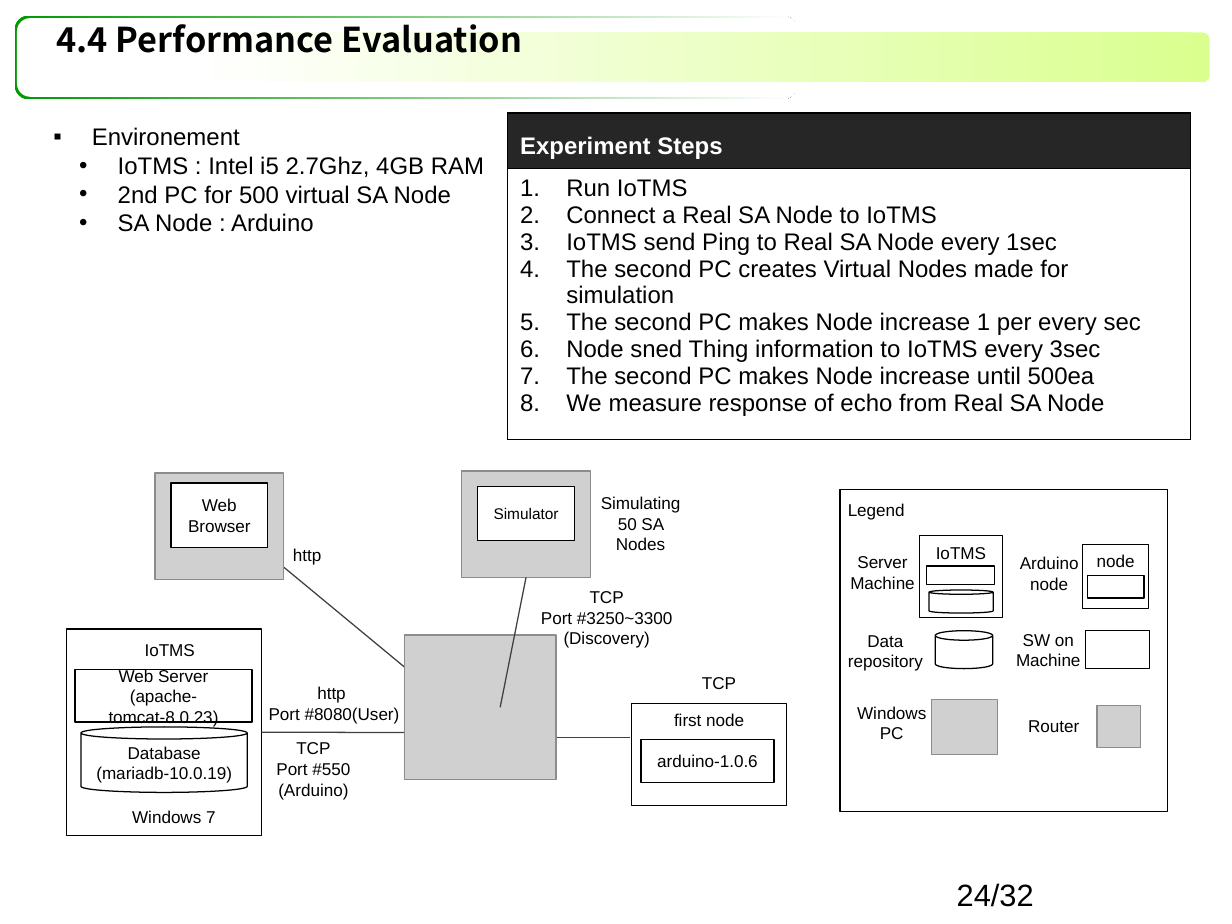
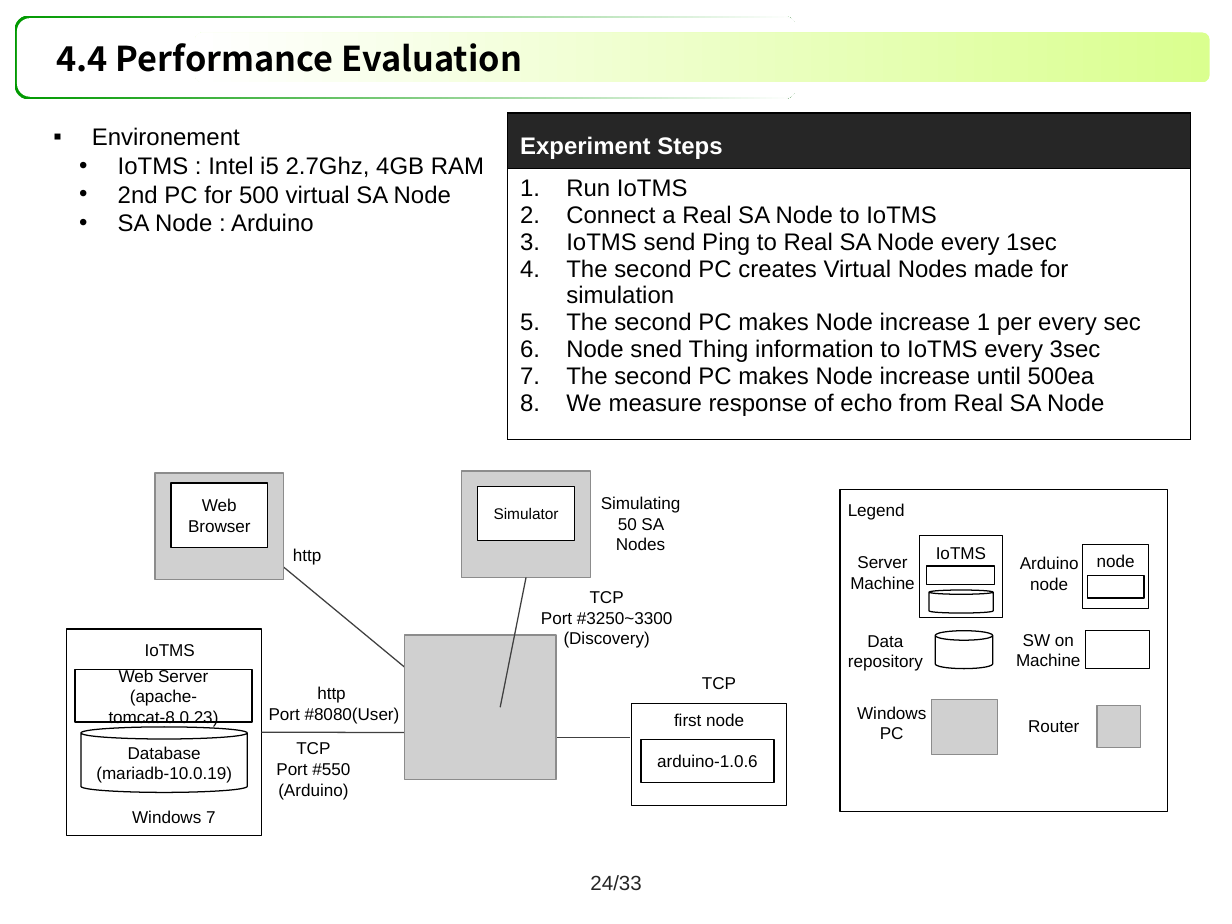
Before and after one commit to youkkwon/smarthome, a slide deck: slide 24 of doc/Docs/IoT System Final Presentation_06271447.pptx. Drawn at 1232x924 pixels with LibreOffice and Linux fonts; fonts in the diff are those of the drawing; grey boxes stand for pictures. Boxes give left, top, right and bottom in pixels: in the first picture for what was removed or moved away, otherwise in the second. Text is boxed around its words. In the diff, an @@ line names an element or a change of style, - is before the commit and + after.

```diff
--- a/doc/Docs/IoT System Final Presentation_06271447.pptx
+++ b/doc/Docs/IoT System Final Presentation_06271447.pptx
@@ title "4.4 Performance Evaluation": place and size @@
-title "4.4 Performance Evaluation" at bbox=[57, 24, 522, 53]
+title "4.4 Performance Evaluation" at bbox=[57, 43, 522, 72]
@@ page number added at bbox=[590, 875, 641, 890], 12 pt, text #262626 @@
+24/33
@@ page number removed at bbox=[957, 883, 1034, 907] @@
-24/32
```
Also in this commit, not shown: 39 other slides changed.
